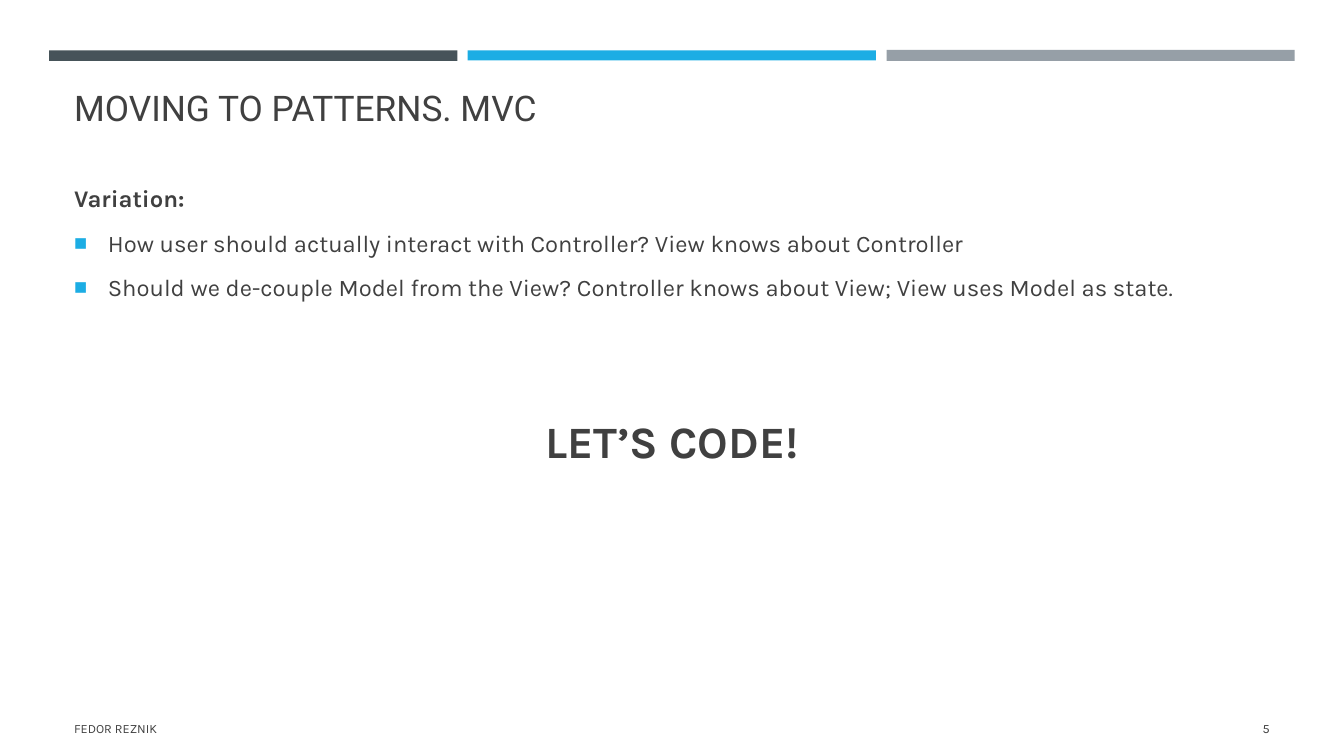
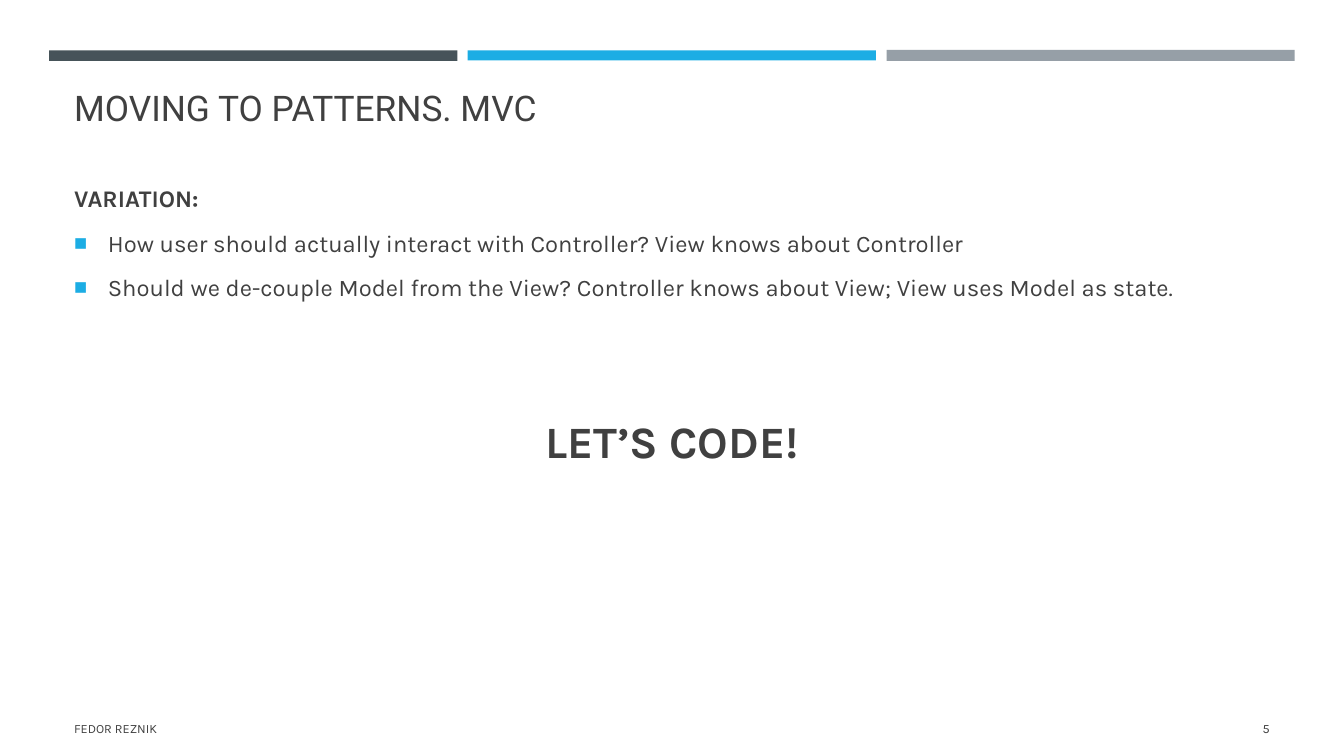
Before and after one commit to FedorReznik/ui-patterns-lecture, a slide deck: slide 5 of part2.pptx. Drawn at 1344x756 pixels with LibreOffice and Linux fonts; fonts in the diff are those of the drawing. Boxes give left, top, right and bottom in pixels: in the first picture for what was removed or moved away, otherwise in the second. Text is boxed around its words. In the diff, an @@ line names an element or a change of style, - is before the commit and + after.

```diff
--- a/part2.pptx
+++ b/part2.pptx
@@ text at [74, 191, 198, 208]: text changed @@
-Variation:
+VARIATION:
```
Also in this commit, not shown: 2 other slides changed.
